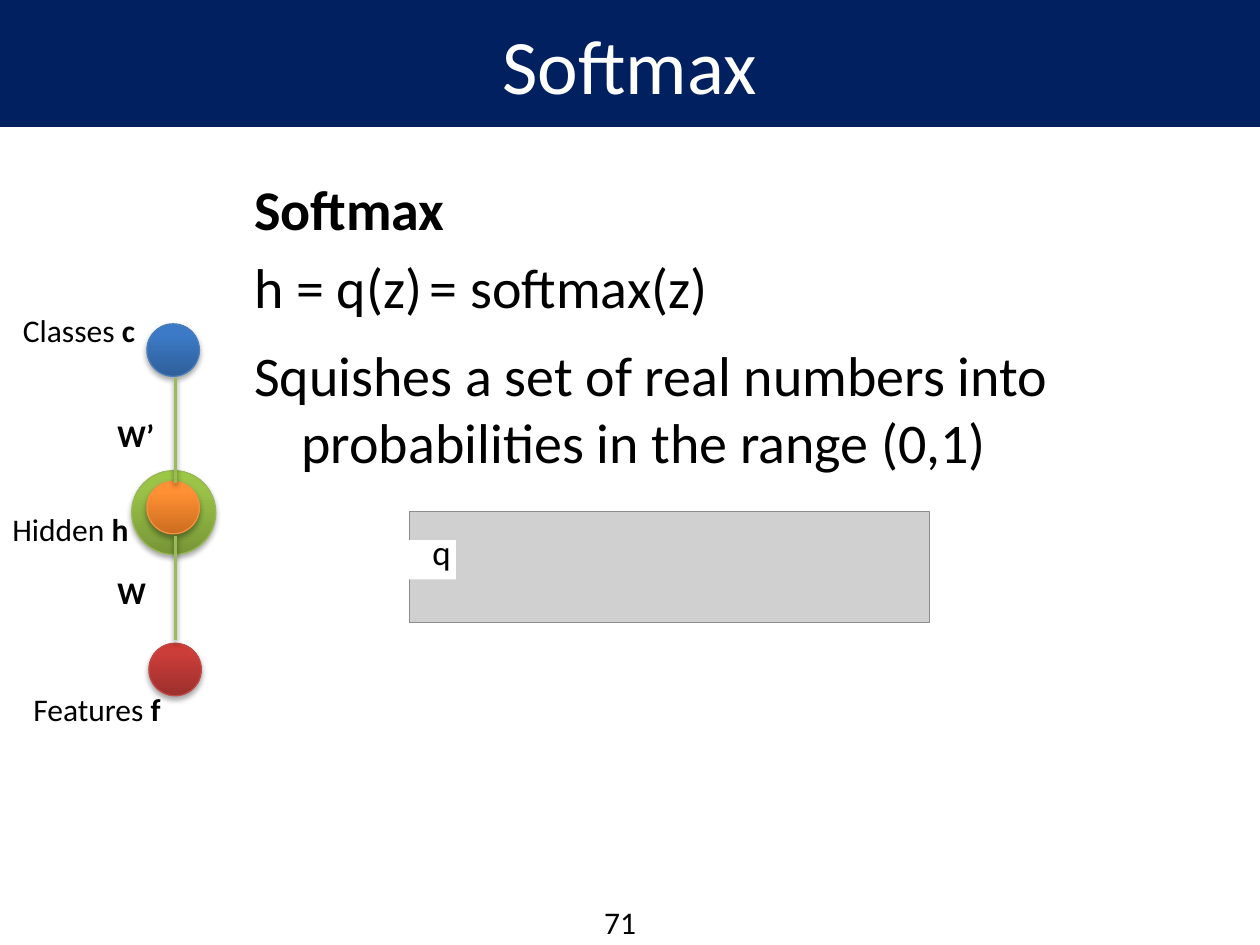
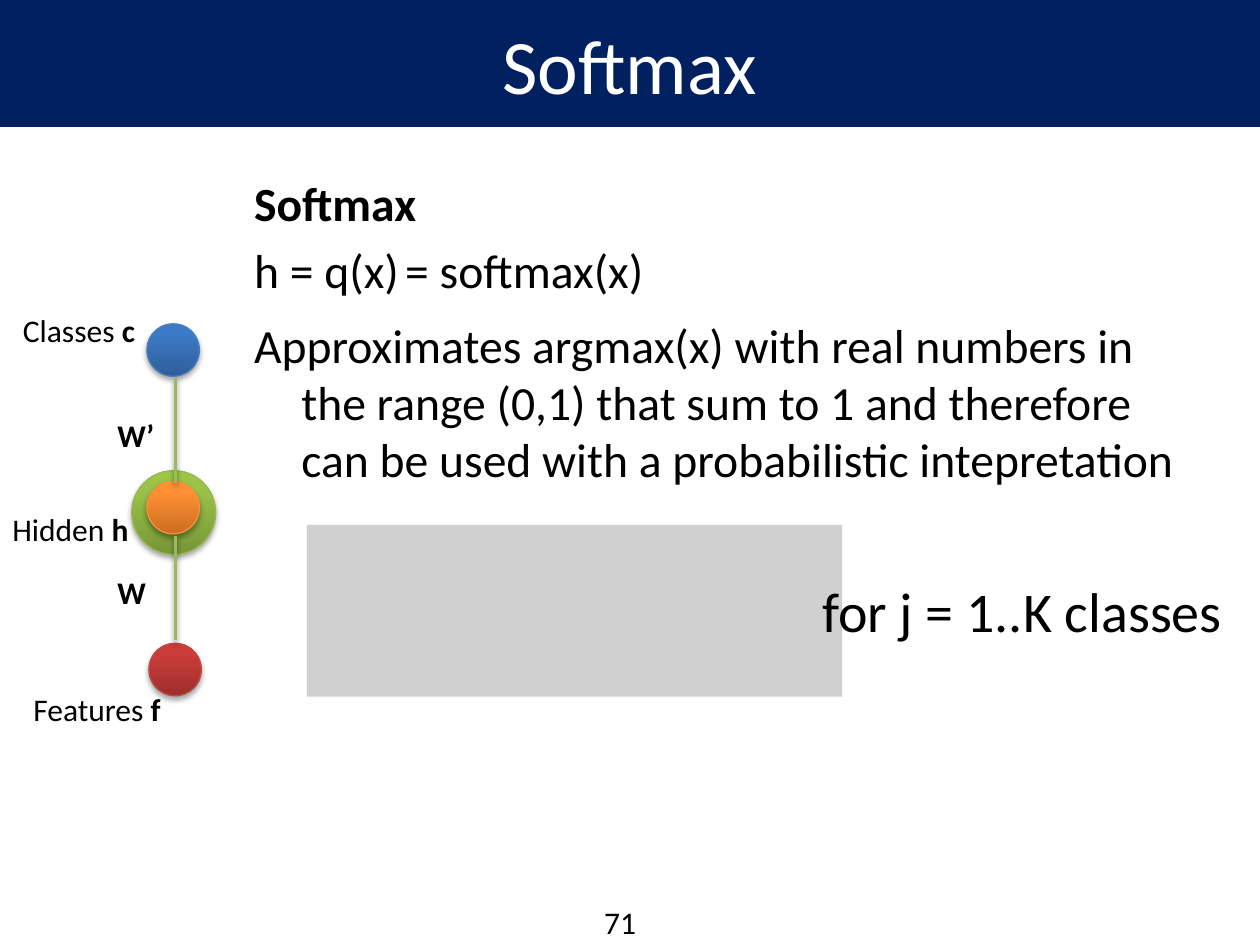
Before and after one commit to aiaioo/DeepLearningBasicsTutorial, a slide deck: slide 71 of DeepLearningBasics.pptx. Drawn at 1260x945 pixels with LibreOffice and Linux fonts; fonts in the diff are those of the drawing; grey boxes stand for pictures; background and template pictures are left out. Boxes give left, top, right and bottom in pixels: in the first picture for what was removed or moved away, otherwise in the second. Text is boxed around its words. In the diff, an @@ line names an element or a change of style, - is before the commit and + after.

Commit message:
Redid slides 70-73, fixed math mistakes in formula, and also explained softmax in intuitive way, tied to probabilistic concepts

```diff
--- a/DeepLearningBasics.pptx
+++ b/DeepLearningBasics.pptx
@@ text at bbox=[254, 188, 416, 222]: size 32 to 27.2 pt in "Softmax" @@
@@ text at bbox=[254, 253, 1173, 485]: text changed; size 32 to 27.2 pt @@
-h = q(z) = softmax(z)
-Squishes a set of real numbers into probabilities in the range (0,1)
+h = q(x) = softmax(x)
+Approximates argmax(x) with real numbers in the range (0,1) that sum to 1 and therefore can be used with a probabilistic intepretation
@@ picture added at bbox=[306, 525, 842, 697] @@
@@ picture removed at bbox=[410, 512, 930, 622] @@
@@ text removed at bbox=[432, 536, 450, 571] @@
-q
@@ rectangle removed at bbox=[404, 541, 455, 580] @@
@@ text added at bbox=[822, 585, 1222, 645], 32 pt, text #000000 @@
+for j = 1..K classes
```
Also in this commit, not shown: 1 other slide changed, 2 slides added.
